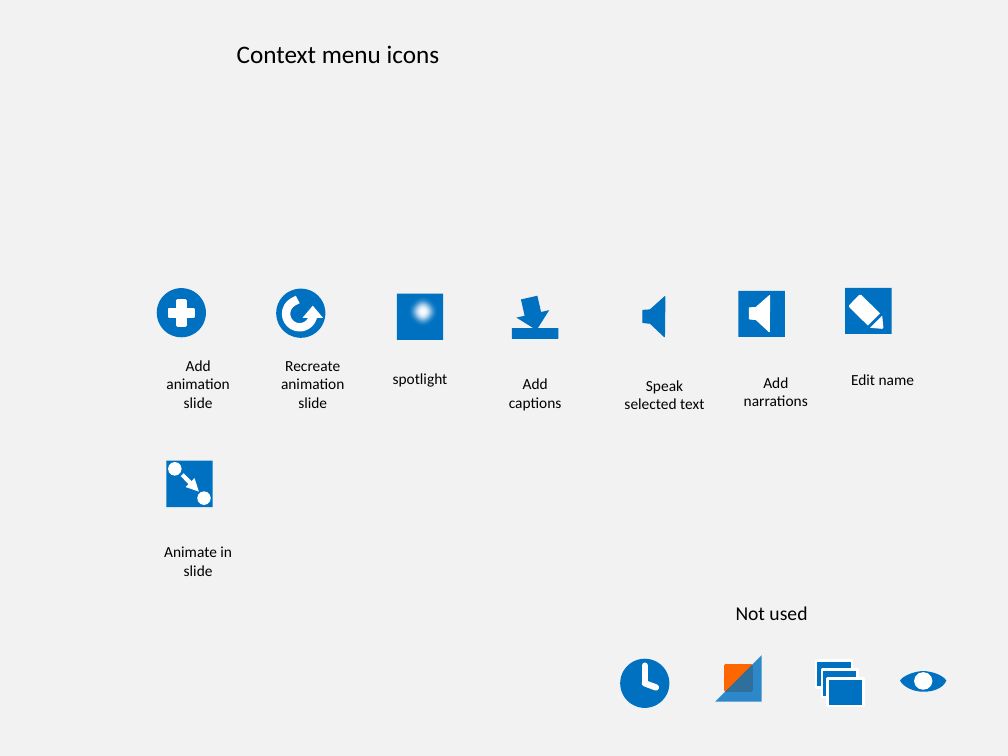
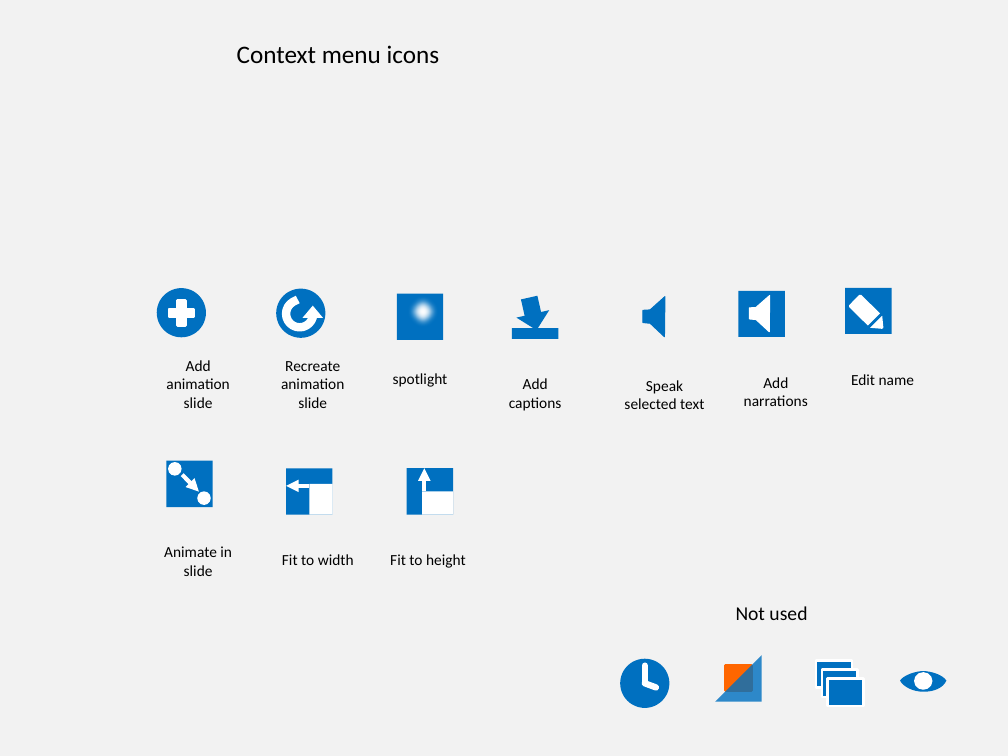
Before and after one commit to PowerPointLabs/PowerPointLabs, a slide deck: slide 2 of doc/Icons.pptx. Drawn at 1008x756 pixels with LibreOffice and Linux fonts; fonts in the diff are those of the drawing. Boxes give left, top, right and bottom in pixels: in the first picture for what was removed or moved away, otherwise in the second. Text is boxed around its words. In the diff, an @@ line names an element or a change of style, - is before the commit and + after.

Commit message:
Issue 185: add icons for fit to width/height Update Issue 185

```diff
--- a/doc/Icons.pptx
+++ b/doc/Icons.pptx
@@ rectangle added at (286, 469, 333, 515), fill #0070C0 @@
@@ rectangle added at (407, 468, 454, 514), fill #0070C0 @@
@@ arrow added from (424, 492) to (424, 469), #FFFFFF 3 pt @@
@@ arrow added from (309, 486) to (286, 486), #FFFFFF 3 pt @@
@@ rectangle added at (309, 484, 333, 515), fill #FFFFFF @@
@@ rectangle added at (422, 492, 454, 515), fill #FFFFFF @@
@@ text added at (282, 554, 354, 565), 11 pt, text #000000 @@
+Fit to width
@@ text added at (390, 554, 466, 568), 11 pt, text #000000 @@
+Fit to height
```
